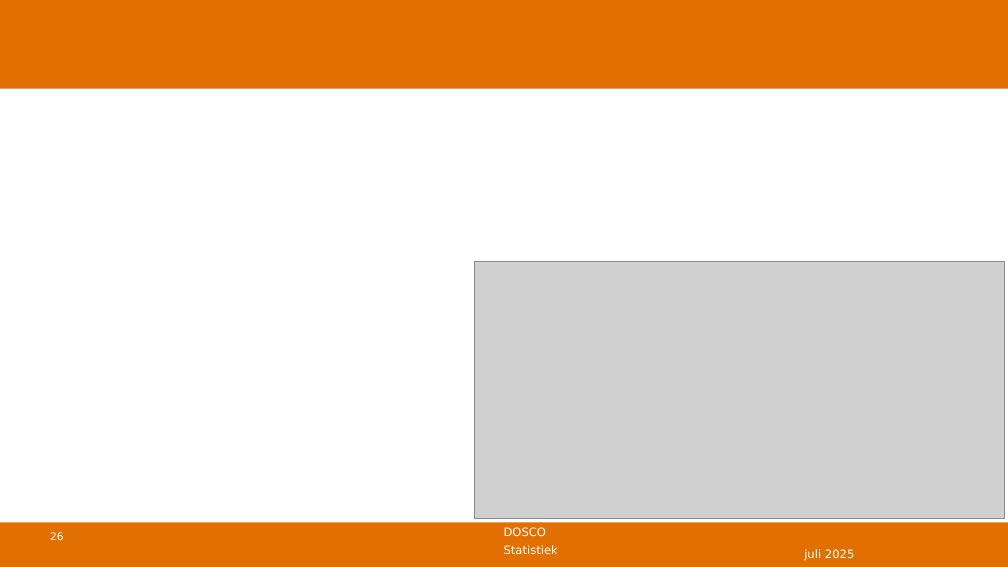
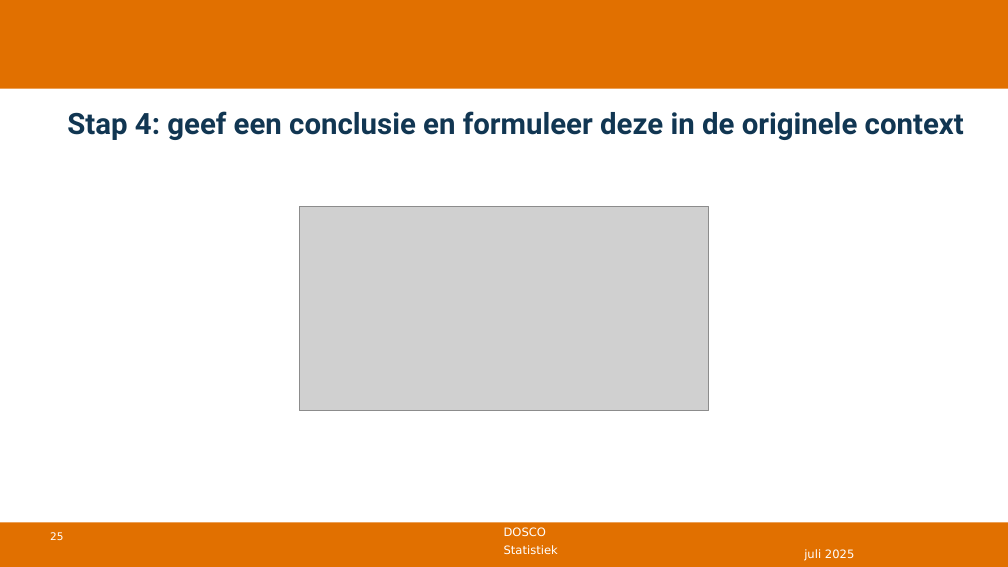
Before and after one commit to DBlom96/Statistiek, a slide deck: slide 25 of Danny/Onderwijs/Statistiek/2024-2025/Slides/Nieuwe slides/Statistiek 2024-2025 -- college 10 -- chikwadraat.pptx (slide 26 before the commit). Drawn at 1008x567 pixels with LibreOffice and Linux fonts; fonts in the diff are those of the drawing; grey boxes stand for pictures; background and template pictures are left out. Boxes give left, top, right and bottom in pixels: in the first picture for what was removed or moved away, otherwise in the second. Text is boxed around its words. In the diff, an @@ line names an element or a change of style, - is before the commit and + after.

```diff
--- a/Danny/Onderwijs/Statistiek/2024-2025/Slides/Nieuwe slides/Statistiek 2024-2025 -- college 10 -- chikwadraat.pptx
+++ b/Danny/Onderwijs/Statistiek/2024-2025/Slides/Nieuwe slides/Statistiek 2024-2025 -- college 10 -- chikwadraat.pptx
@@ title added at <box>67,111,964,140</box>, 28 pt, text #113652, bold @@
+Stap 4: geef een conclusie en formuleer deze in de originele context
@@ picture added at <box>299,206,709,411</box> @@
@@ picture removed at <box>474,261,1005,519</box> @@
@@ page number at <box>50,532,63,540</box>: text changed @@
-26
+25
```
Also in this commit, not shown: 11 other slides changed, 1 slide added, 1 slide removed, 19 other files.
